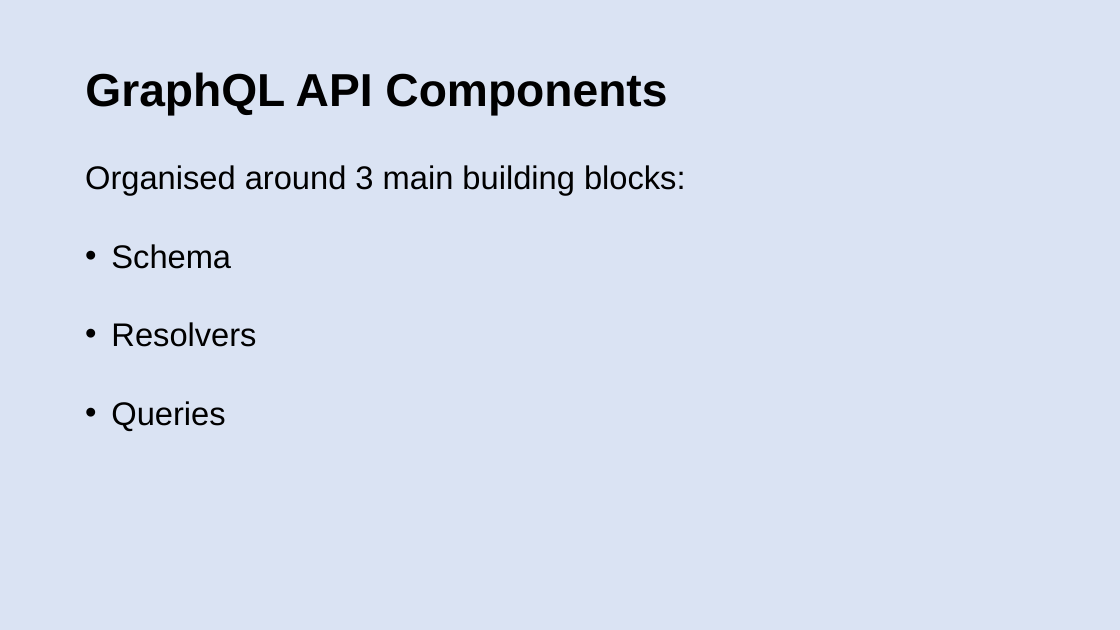
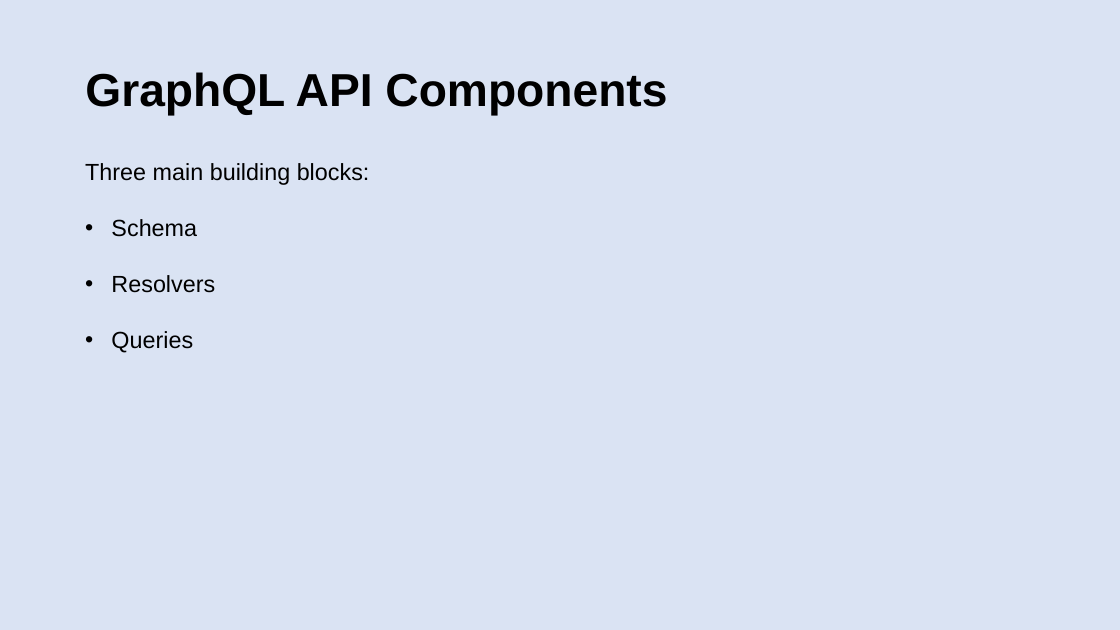
Before and after one commit to patelg123/graphql-presentation, a slide deck: slide 8 of current.pptx. Drawn at 1120x630 pixels with LibreOffice and Linux fonts; fonts in the diff are those of the drawing. Boxes give left, top, right and bottom in pixels: in the first picture for what was removed or moved away, otherwise in the second. Text is boxed around its words. In the diff, an @@ line names an element or a change of style, - is before the commit and + after.

```diff
--- a/current.pptx
+++ b/current.pptx
@@ text at (85, 163, 370, 185): text changed; size 28 to 20 pt @@
-Organised around 3 main building blocks:
+Three main building blocks:
@@ text at (111, 219, 215, 353): size 28 to 20 pt in "Schema", "Resolvers", "Queries" @@
```
Also in this commit, not shown: 12 other slides changed, 3 slides added, 3 slides removed.
